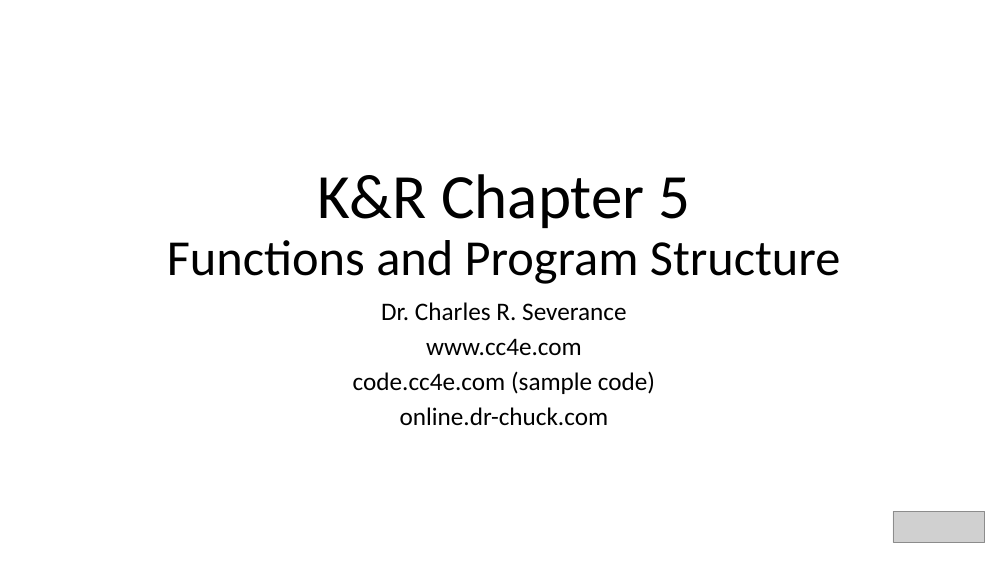
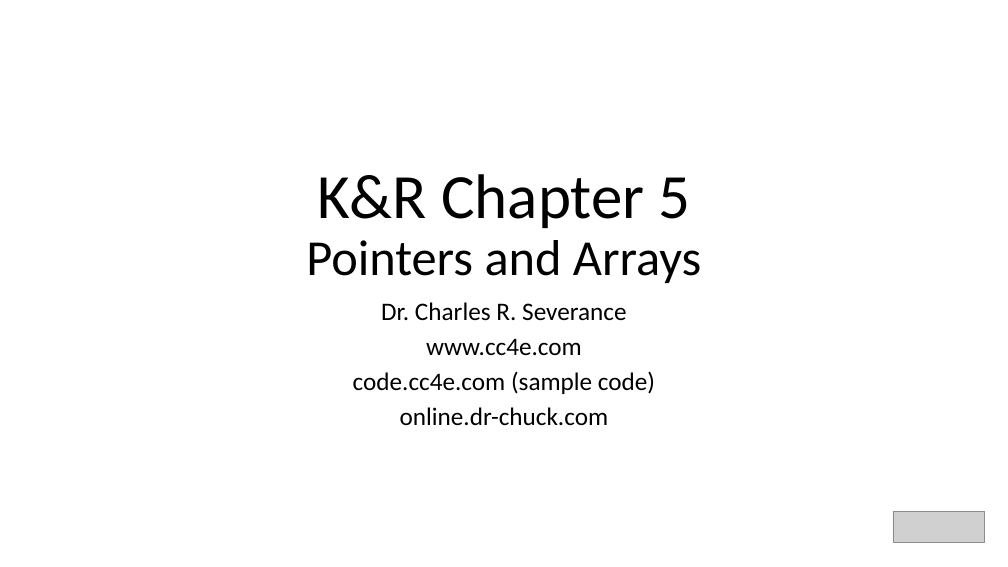
Before and after one commit to csev/cc4e, a slide deck: slide 1 of lectures/KR-5.pptx. Drawn at 1008x567 pixels with LibreOffice and Linux fonts; fonts in the diff are those of the drawing; grey boxes stand for pictures. Boxes give left, top, right and bottom in pixels: in the first picture for what was removed or moved away, otherwise in the second. Text is boxed around its words. In the diff, an @@ line names an element or a change of style, - is before the commit and + after.

Commit message:
Updates.

```diff
--- a/lectures/KR-5.pptx
+++ b/lectures/KR-5.pptx
@@ title at [306,174,701,283]: text changed @@
-K&R Chapter 5
-Functions and Program Structure
+K&R Chapter 5
+Pointers and Arrays
```
